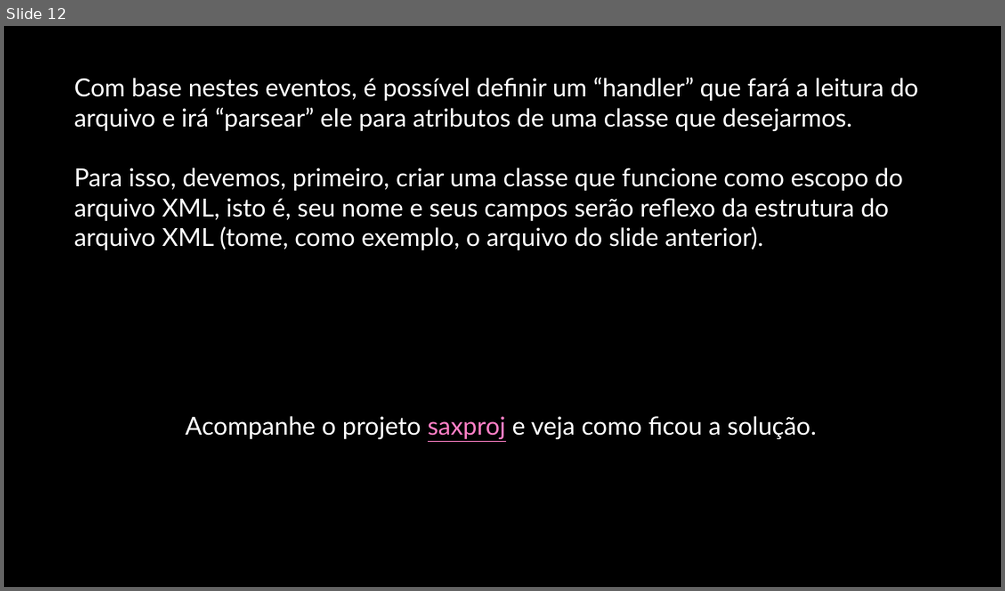
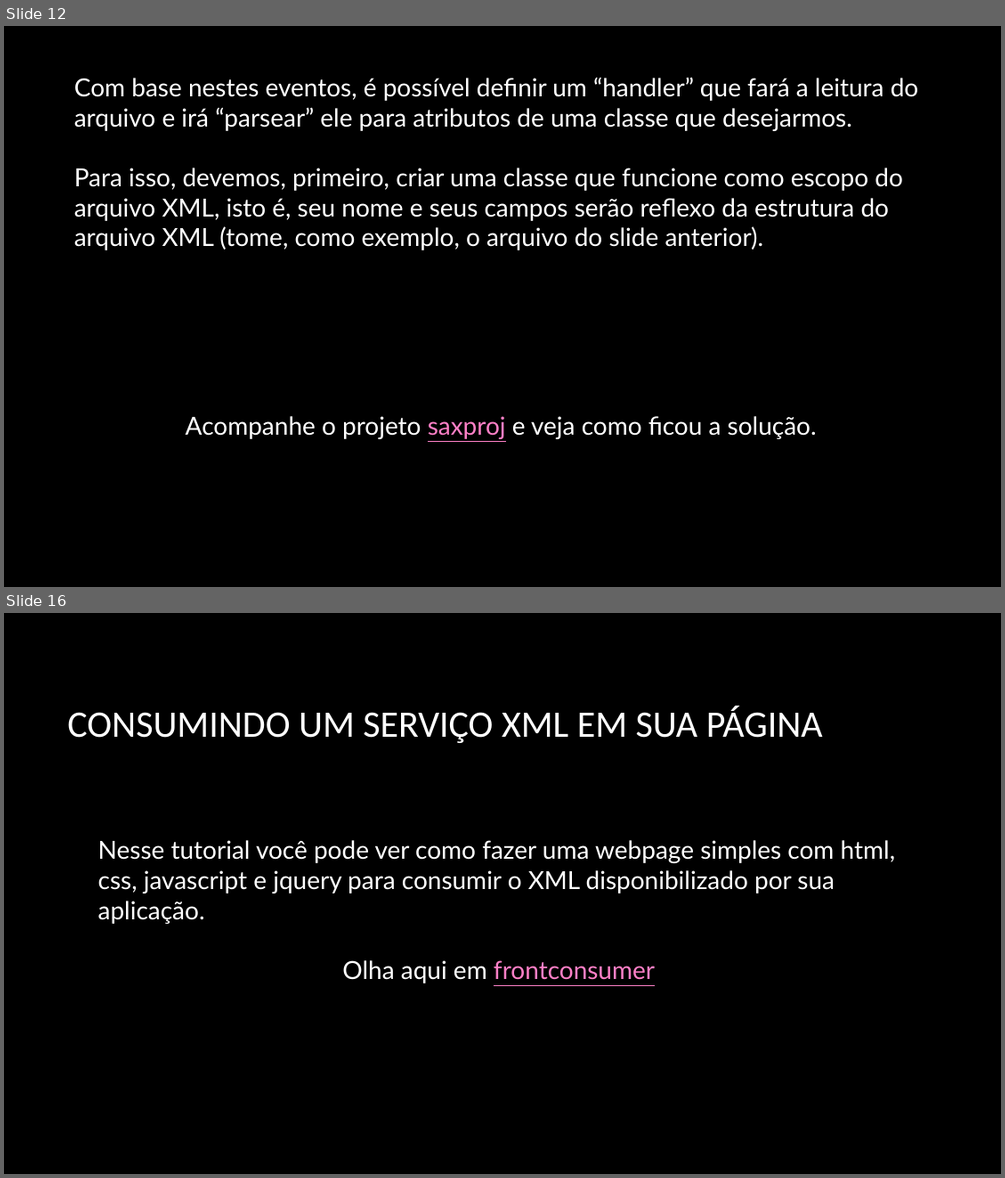
Before and after one commit to professordouglasfilho/aulasetutoriais, a slide deck: aulas/modulo4/Módulo 4 - Webservices.pptx. Shown one above the other, each under a label of ours: slide 12 before the commit, slides 12 and 16 after it; the slides between them are not shown. The pictures are 1005x591 and 1005x1178 pixels, drawn with LibreOffice and Linux fonts; fonts in the diff are those of the drawing; background and template pictures are left out. Boxes give left, top, right and bottom in pixels: in the first picture for what was removed or moved away, otherwise in the second. Text is boxed around its words. In the diff, an @@ line names an element or a change of style, - is before the commit and + after.

```diff
--- a/aulas/modulo4/Módulo 4 - Webservices.pptx
+++ b/aulas/modulo4/Módulo 4 - Webservices.pptx
@@ slide 16 added at box(4, 613, 1001, 1174), background picture (left out) @@
@@ title added at box(67, 706, 823, 743), 36 pt, text #FFFFFF @@
+CONSUMINDO UM SERVIÇO XML EM SUA PÁGINA
@@ text added at box(98, 840, 895, 983), 24 pt, text #FFFFFF @@
+Nesse tutorial você pode ver como fazer uma webpage simples com html, css, javascript e jquery para consumir o XML disponibilizado por sua aplicação.
+Olha aqui em frontconsumer
```
Also in this commit, not shown: 2 slides changed, 10 other slides added, 19 other files.
